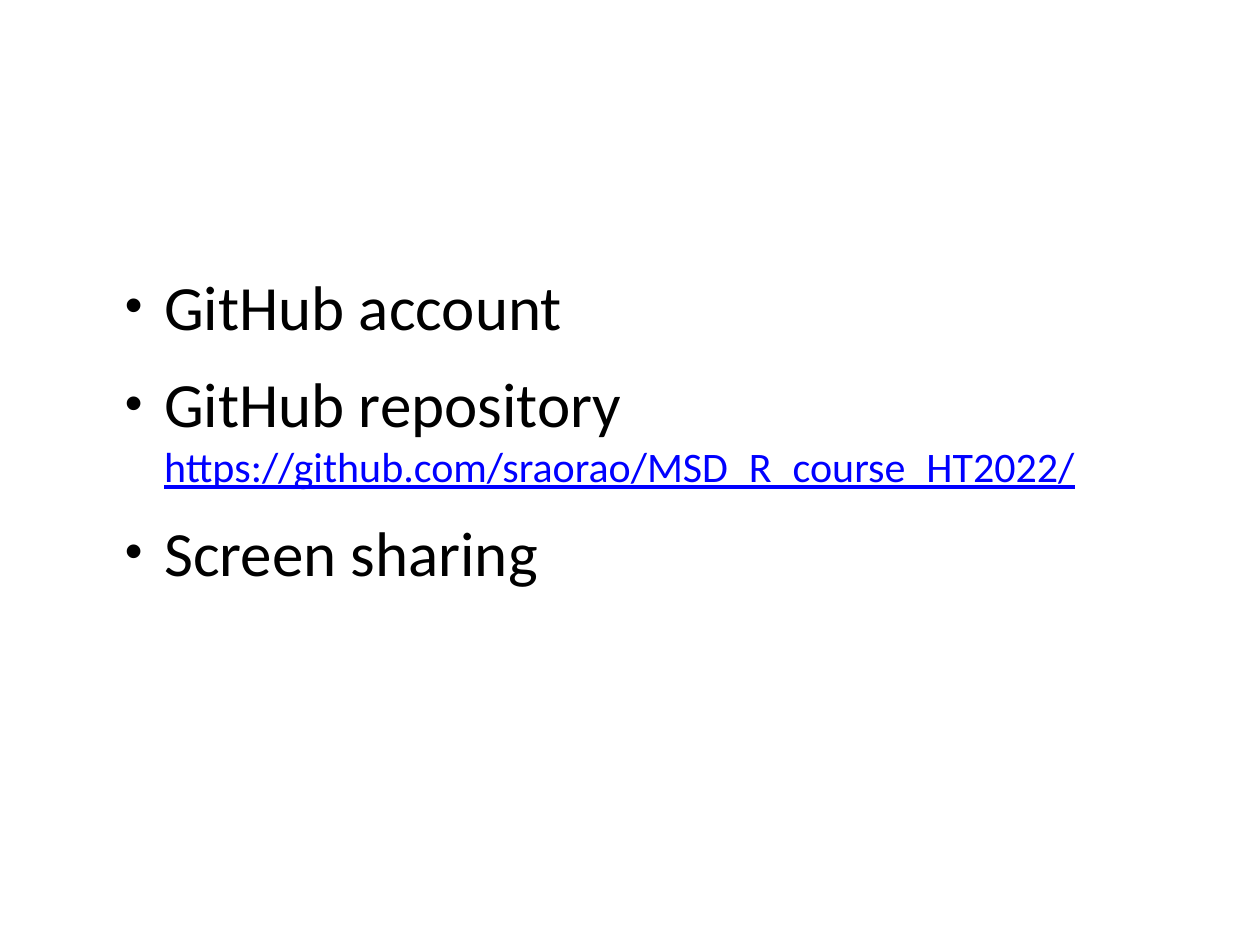
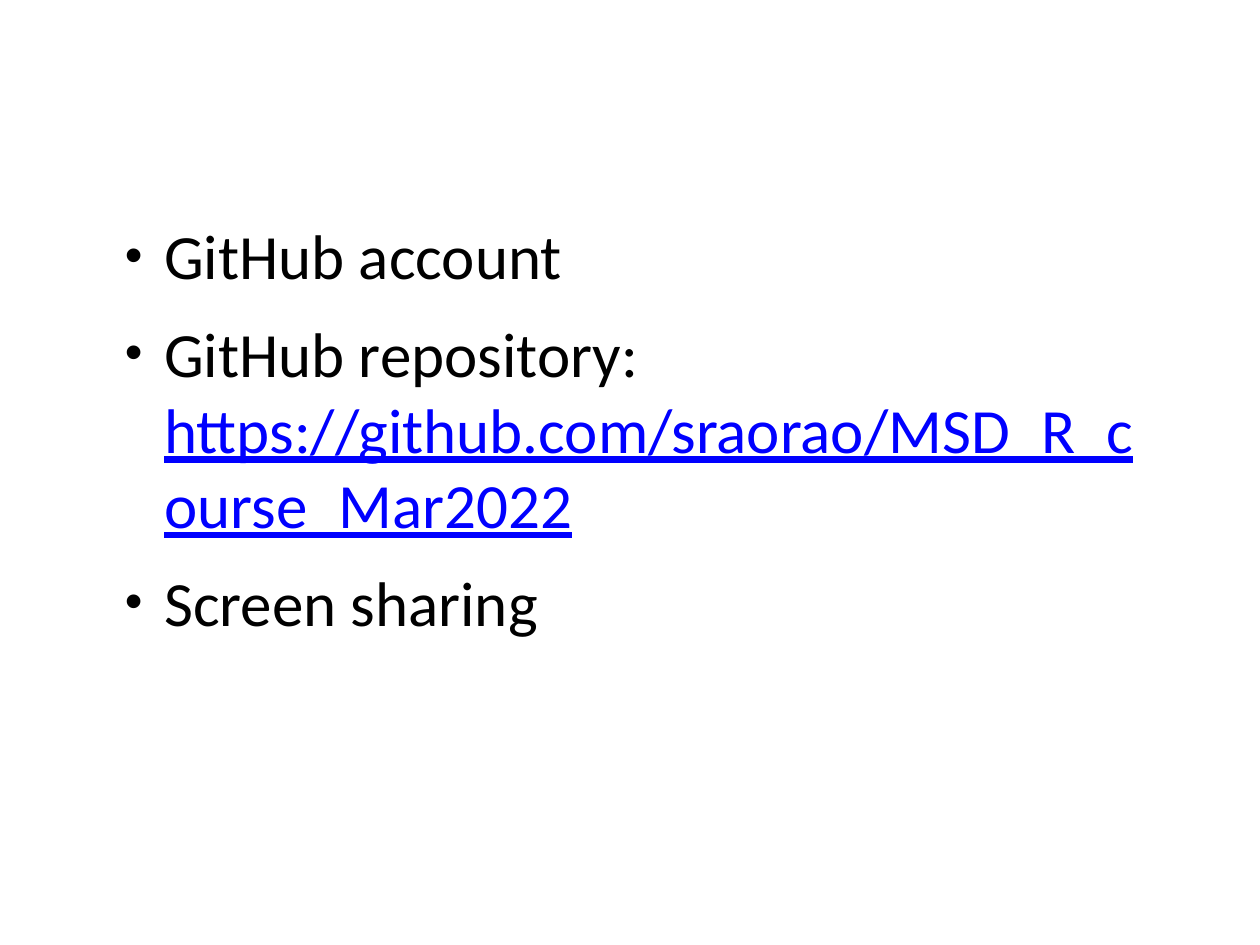
Before and after one commit to sraorao/MSD_R_course_Mar2022, a slide deck: slide 2 of powerpoint/Session1.pptx. Drawn at 1260x945 pixels with LibreOffice and Linux fonts; fonts in the diff are those of the drawing. Boxes give left, top, right and bottom in pixels: in the first picture for what was removed or moved away, otherwise in the second. Text is boxed around its words. In the diff, an @@ line names an element or a change of style, - is before the commit and + after.

```diff
--- a/powerpoint/Session1.pptx
+++ b/powerpoint/Session1.pptx
@@ text at <box>164,333,1133,538</box>: text changed; size 24 to 36 pt @@
-• GitHub repository https://github.com/sraorao/MSD_R_course_HT2022/
+• GitHub repository: https://github.com/sraorao/MSD_R_course_Mar2022
```
Also in this commit, not shown: 1 other file.
